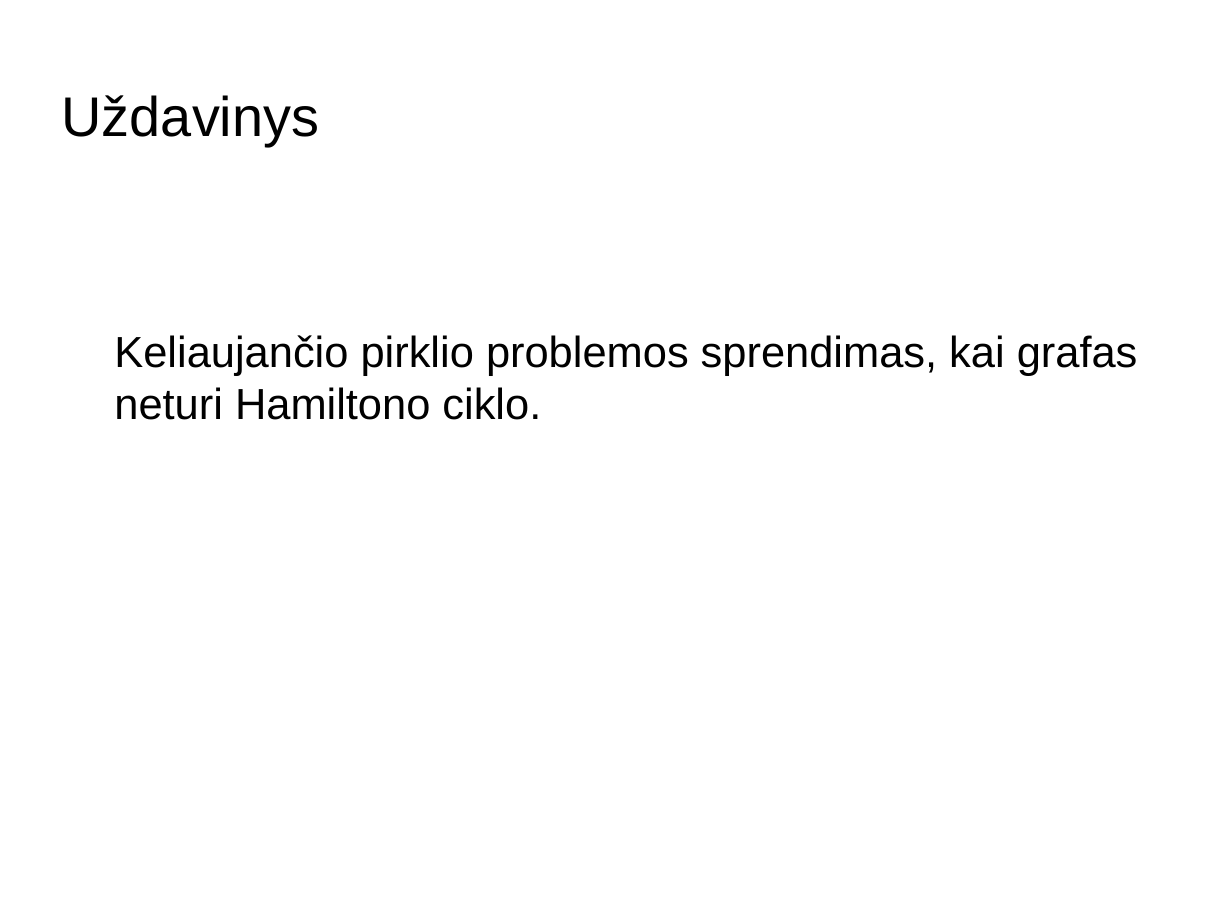
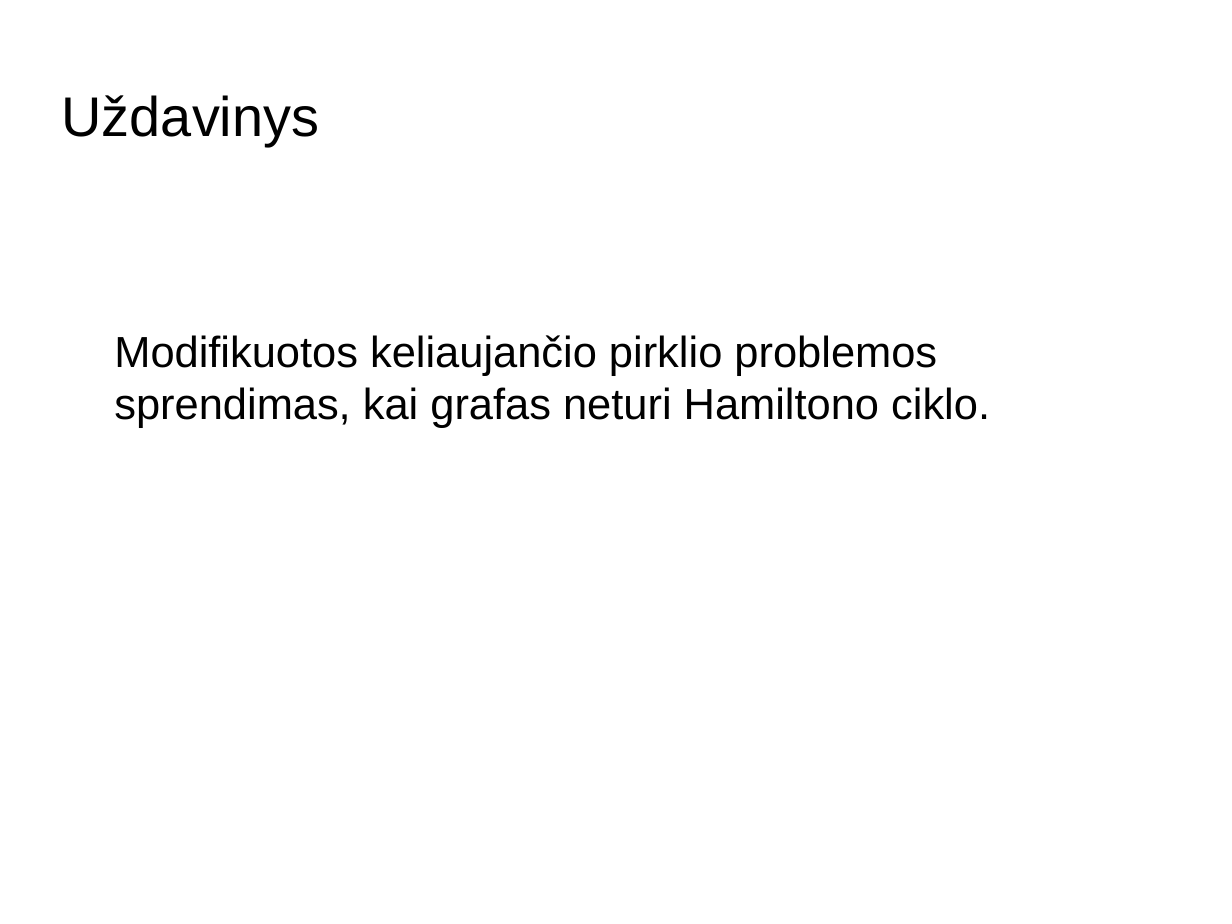
Before and after one commit to buz-zard/_archive, a slide deck: slide 2 of final-thesis/doc/presentation_[K.Š.].odp. Drawn at 1232x924 pixels with LibreOffice and Linux fonts; fonts in the diff are those of the drawing; background and template pictures are left out. Boxes give left, top, right and bottom in pixels: in the first picture for what was removed or moved away, otherwise in the second. Text is boxed around its words. In the diff, an @@ line names an element or a change of style, - is before the commit and + after.

```diff
--- a/final-thesis/doc/presentation_[K.Š.].odp
+++ b/final-thesis/doc/presentation_[K.Š.].odp
@@ text at (114,335,990,428): text changed @@
-Keliaujančio pirklio problemos sprendimas, kai grafas neturi Hamiltono ciklo.
+Modifikuotos keliaujančio pirklio problemos sprendimas, kai grafas neturi Hamiltono ciklo.
```
Also in this commit, not shown: 6 slides added, 1 slide removed, 38 other files.
